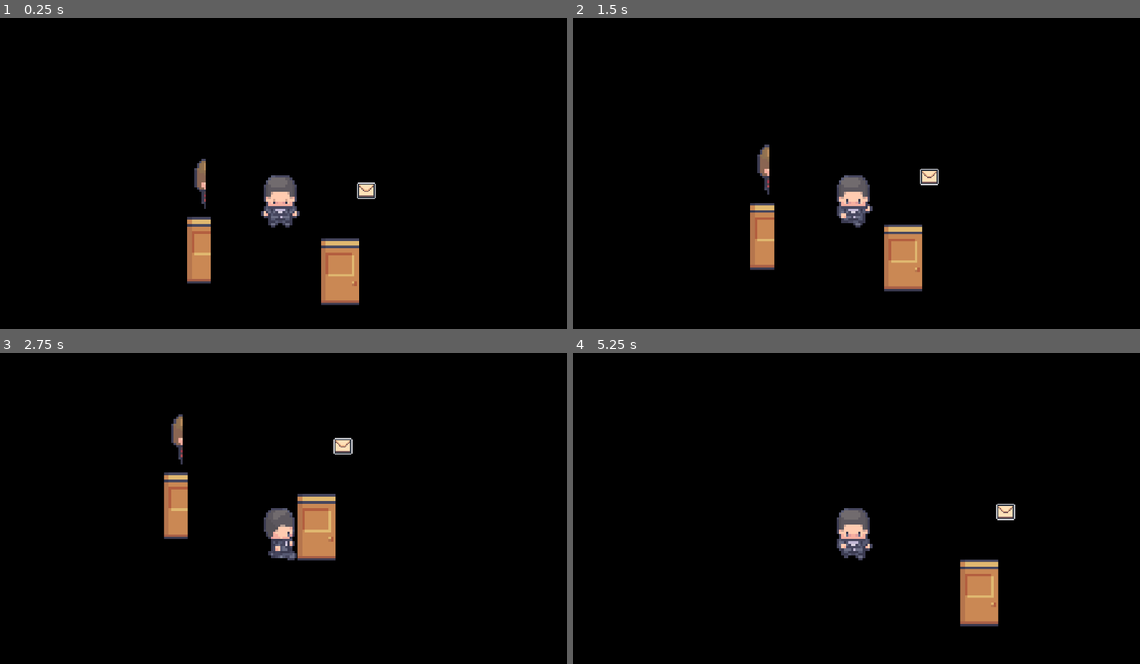
Above: before the commit, frames 1-4 (two rows, left to right).
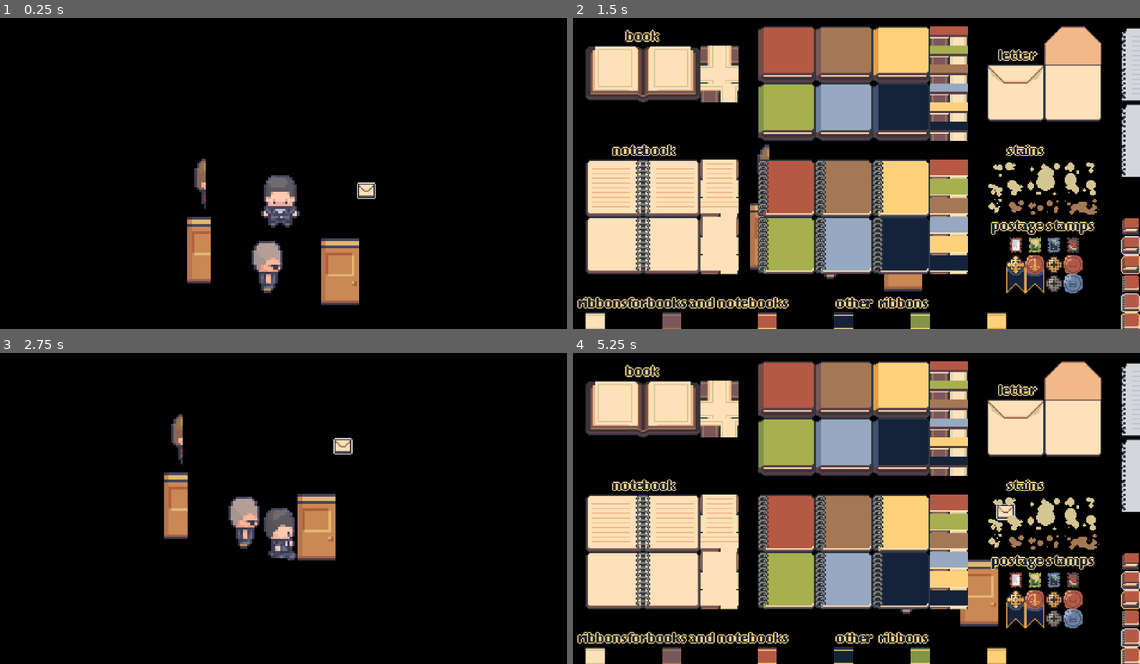
Above: after the commit, the same moments.

Repository: CISC204-S26/hw4-mrcheng-nabilmou
Game: Godot game, scene res://SCENES/TestScene.tscn
Two runs of this game, one before a commit and one after it. Both use one fixed random seed, a clock stepped at 60 frames per second and the inputs below. This scene is started directly instead of the project's main scene.
Inputs:
- Up to frame 1 (0.25 s): no input
- Up to frame 2 (1.5 s): hold D (Right) 0.53-1.28 s; tap E (Interact) at 0.6, 1.35 s; tap Enter at 1.25 s; hold S (Down) from 1.28 s (still down)
- Up to frame 3 (2.75 s): release S (Down) at 2.03 s; hold D (Right) from 2.03 s (still down); tap E (Interact) at 2.1 s
- Up to frame 4 (5.25 s): release D (Right) at 2.78 s; hold W (Up) 2.78-3.53 s; tap E (Interact) every 0.75 s from 2.85 to 5.1 s; hold A (Left) 3.53-5.03 s; tap Space at 4.25 s; hold S (Down) from 5.03 s (still down)

The runs differ from the first frame. In frame 1, 0.7% of the frame differs, in the area x 44-50%, y 71-89%; in frame 2, 56%, in the area x 0-100%, y 2-100%; in frame 3, 0.7%; in frame 4, 56%.

Commit message:
made dialouge same as note for now

Diff:
--- a/cisc-204-pair-project/SCENES/INTERACTABLES/NPC.tscn
+++ b/cisc-204-pair-project/SCENES/INTERACTABLES/NPC.tscn
@@ -7,6 +7,7 @@
 [ext_resource type="Texture2D" uid="uid://bahlmgs282sye" path="res://ASSETS/NPCs/Doctor_1_idle_32x32.png" id="5_ohl54"]
 [ext_resource type="Texture2D" uid="uid://dcpks7vbkdjnl" path="res://ASSETS/NPCs/Doctor_2_idle_32x32.png" id="6_x3wvd"]
 [ext_resource type="Texture2D" uid="uid://dic5f5suqw72b" path="res://ASSETS/NPCs/Bouncer_idle_32x32.png" id="7_opm7d"]
+[ext_resource type="Texture2D" uid="uid://dggb0bl2r3jsc" path="res://ASSETS/UI/UI books & more.png" id="8_kxsrj"]
 
 [sub_resource type="CircleShape2D" id="CircleShape2D_u4hbk"]
 radius = 22.022715
@@ -222,3 +223,17 @@
 [node name="AnimatedSprite2D" type="AnimatedSprite2D" parent="." unique_id=1788361974]
 sprite_frames = SubResource("SpriteFrames_7xbsy")
 animation = &"Guard"
+
+[node name="NPC UI" type="CanvasLayer" parent="." unique_id=387257915]
+visible = false
+
+[node name="NpcTexture" type="TextureRect" parent="NPC UI" unique_id=1416635732]
+offset_right = 40.0
+offset_bottom = 40.0
+texture = ExtResource("8_kxsrj")
+stretch_mode = 5
+
+[node name="NpcLabel" type="Label" parent="NPC UI/NpcTexture" unique_id=603308970]
+layout_mode = 0
+offset_right = 40.0
+offset_bottom = 23.0
--- a/cisc-204-pair-project/SCENES/TestScene.tscn
+++ b/cisc-204-pair-project/SCENES/TestScene.tscn
@@ -6,6 +6,7 @@
 [ext_resource type="PackedScene" uid="uid://cbi68oekbamj5" path="res://SCENES/INTERACTABLES/Door.tscn" id="4_5prqs"]
 [ext_resource type="PackedScene" uid="uid://op6b3eew8oca" path="res://SCENES/INTERACTABLES/Note.tscn" id="5_3tnmc"]
 [ext_resource type="PackedScene" uid="uid://dwqnd2v5ervp4" path="res://SCENES/INTERACTABLES/HardDrive.tscn" id="6_ap67e"]
+[ext_resource type="PackedScene" uid="uid://dllation0new5" path="res://SCENES/INTERACTABLES/NPC.tscn" id="7_sc4sl"]
 
 [node name="TestScene" type="Node2D" unique_id=614647021]
 
@@ -18,7 +19,6 @@
 
 [node name="Door" parent="." unique_id=1158038630 instance=ExtResource("4_5prqs")]
 position = Vector2(51, 18)
-interaction_type = "door"
 
 [node name="Key" parent="." unique_id=655332623 instance=ExtResource("2_rp8ow")]
 position = Vector2(-66, 20)
@@ -28,3 +28,8 @@
 
 [node name="HardDrive" parent="." unique_id=764411796 instance=ExtResource("6_ap67e")]
 position = Vector2(-67, -46)
+
+[node name="Npc" parent="." unique_id=888581163 instance=ExtResource("7_sc4sl")]
+position = Vector2(-9, 23)
+interaction_type = "npc"
+dialouge_text = "HI!"
--- a/cisc-204-pair-project/SCRIPTS/interactable.gd
+++ b/cisc-204-pair-project/SCRIPTS/interactable.gd
@@ -10,11 +10,15 @@
 @onready var note_label = $NoteUI/NoteTexture/NoteLabel
 @onready var note_texture = $NoteUI/NoteTexture
 '''
-#I have no clue what this does ngl
+#I have no clue what this does ngl compared to the other
 @onready var envelope = $LetterSprite if has_node("LetterSprite") else null
 @onready var note_ui = $NoteUI if has_node("NoteUI") else null
 @onready var note_label = $NoteUI/NoteTexture/NoteLabel if has_node("NoteUI/NoteTexture/NoteLabel") else null
 @onready var note_texture = $NoteUI/NoteTexture if has_node("NoteUI/NoteTexture") else null
+
+@onready var NPC_UI = $"NPC UI"
+@onready var NPC_texture = $"NPC UI/NpcTexture"
+@onready var NPC_label = $"NPC UI/NpcTexture/NpcLabel"
 
 func _ready():
 	if note_ui:
@@ -107,7 +111,20 @@
 
 func start_dialogue():
 	print("started dialouge")
-	pass
+	if NPC_UI == null:
+		return  # Not a note-type interactable
+
+	var player = get_tree().get_first_node_in_group("player")
+
+	if NPC_UI.visible:
+		NPC_UI.visible = false
+		if player:
+			player.can_move = true
+	else:
+		NPC_label.text = interact_note_text
+		NPC_UI.visible = true
+		if player:
+			player.can_move = false
 
 func add_harddrive():
 	print("Attempting to pick up hard drive")
